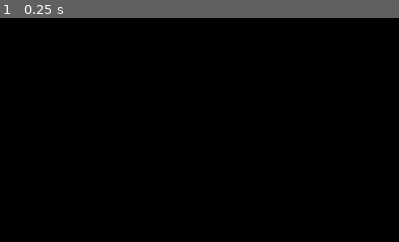
Above: before the commit, frame 1.
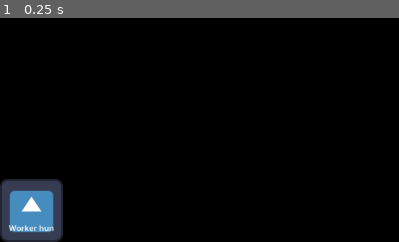
Above: after the commit, the same moment.

Repository: cursed144/Solar-Siege
Game: Godot game, scene res://Planet-Section/Scenes/planet_template.tscn
The game is run twice, just before and just after one commit, with the same random seed, the same clock (stepped at 60 frames per second) and the same inputs. The engine's default icon, where the game draws it, is replaced by a stand-in: a white triangle on a blue panel in a dark square.
Inputs:
- Up to frame 1 (0.25 s): no input
The pictures show only the part of the screen within x 0-50%, y 50-100%; the shares and areas given below are measured in that part.

The runs differ from the first frame. In frame 1, 4.4% of the frame differs, in the area x 0-16%, y 71-100%.

Commit message:
Add building menu UI and building data system
Introduces a new building menu UI with categorized building icons, each using a new BuildingData resource for configuration. Adds scripts for building icons and menu logic..

Diff:
--- /dev/null
+++ b/Game/Planet-Section/Resources/Buildings/worker_hub.tres
@@ -0,0 +1,13 @@
+[gd_resource type="Resource" script_class="BuildingData" load_steps=3 format=3 uid="uid://ovbfsshvr576"]
+
+[ext_resource type="Script" uid="uid://ky0epndk32cp" path="res://Planet-Section/building_data.gd" id="1_1yebq"]
+[ext_resource type="Texture2D" uid="uid://deixmur2ebu3f" path="res://icon.svg" id="1_nuswh"]
+
+[resource]
+script = ExtResource("1_1yebq")
+build_time = 10.0
+clearance = Vector2(10, 10)
+display_name = "Worker hun"
+cost = 1
+icon = ExtResource("1_nuswh")
+metadata/_custom_type_script = "uid://ky0epndk32cp"
--- a/Game/Planet-Section/Scenes/building_icon.tscn
+++ b/Game/Planet-Section/Scenes/building_icon.tscn
@@ -1,12 +1,29 @@
-[gd_scene load_steps=2 format=3 uid="uid://dx0pwai5nk0di"]
+[gd_scene load_steps=3 format=3 uid="uid://dx0pwai5nk0di"]
 
 [ext_resource type="Script" uid="uid://3rc0wp2odqcf" path="res://Planet-Section/Scripts/building_icon.gd" id="1_sj01r"]
+[ext_resource type="Texture2D" uid="uid://deixmur2ebu3f" path="res://icon.svg" id="2_yvxru"]
 
-[node name="BuildingIcon" type="Control"]
-layout_mode = 3
+[node name="BuildingIcon" type="TextureButton"]
 anchors_preset = 15
 anchor_right = 1.0
 anchor_bottom = 1.0
+offset_right = -1024.0
+offset_bottom = -520.0
 grow_horizontal = 2
 grow_vertical = 2
+texture_normal = ExtResource("2_yvxru")
 script = ExtResource("1_sj01r")
+
+[node name="Name" type="RichTextLabel" parent="."]
+layout_mode = 0
+offset_left = 6.0
+offset_top = 77.0
+offset_right = 123.0
+offset_bottom = 123.0
+bbcode_enabled = true
+text = "placeholder text"
+scroll_active = false
+horizontal_alignment = 1
+vertical_alignment = 1
+
+[connection signal="pressed" from="." to="." method="_on_pressed"]
--- a/Game/Planet-Section/Scenes/planet_template.tscn
+++ b/Game/Planet-Section/Scenes/planet_template.tscn
@@ -1,8 +1,11 @@
-[gd_scene load_steps=5 format=3 uid="uid://d4ha36564l20p"]
+[gd_scene load_steps=8 format=3 uid="uid://d4ha36564l20p"]
 
 [ext_resource type="Script" uid="uid://c5wbnqrgl4aor" path="res://Planet-Section/Scripts/planet.gd" id="1_r0ntb"]
 [ext_resource type="Script" uid="uid://d13xkb3oocukv" path="res://Planet-Section/Scripts/player_cam.gd" id="2_becdf"]
 [ext_resource type="Script" uid="uid://lbjy23qvrrm8" path="res://Planet-Section/Scripts/pos_nums.gd" id="3_j25nj"]
+[ext_resource type="Script" uid="uid://viu0lkuoi5hj" path="res://Planet-Section/Scripts/building_menu.gd" id="4_3w1ld"]
+[ext_resource type="PackedScene" uid="uid://dx0pwai5nk0di" path="res://Planet-Section/Scenes/building_icon.tscn" id="5_xqwqb"]
+[ext_resource type="Resource" uid="uid://ovbfsshvr576" path="res://Planet-Section/Resources/Buildings/worker_hub.tres" id="6_0pncr"]
 
 [sub_resource type="BoxMesh" id="BoxMesh_becdf"]
 
@@ -37,3 +40,52 @@
 layout_mode = 0
 offset_right = 187.0
 offset_bottom = 40.0
+
+[node name="BuildingMenu" type="Control" parent="UI"]
+layout_mode = 3
+anchors_preset = 0
+offset_top = 528.0
+offset_right = 1152.0
+offset_bottom = 648.0
+script = ExtResource("4_3w1ld")
+
+[node name="Tabs" type="HBoxContainer" parent="UI/BuildingMenu"]
+layout_mode = 0
+offset_right = 1152.0
+offset_bottom = 29.0
+
+[node name="Buildings" type="Control" parent="UI/BuildingMenu"]
+anchors_preset = 0
+offset_top = 29.0
+offset_right = 1152.0
+offset_bottom = 120.0
+
+[node name="General" type="HBoxContainer" parent="UI/BuildingMenu/Buildings"]
+layout_mode = 0
+offset_right = 1622.5353
+offset_bottom = 128.0
+scale = Vector2(0.71, 0.71)
+
+[node name="BuildingIcon" parent="UI/BuildingMenu/Buildings/General" instance=ExtResource("5_xqwqb")]
+layout_mode = 2
+data = ExtResource("6_0pncr")
+
+[node name="Utility" type="HBoxContainer" parent="UI/BuildingMenu/Buildings"]
+visible = false
+layout_mode = 0
+offset_right = 1622.5353
+offset_bottom = 128.0
+scale = Vector2(0.71, 0.71)
+
+[node name="BuildingIcon" parent="UI/BuildingMenu/Buildings/Utility" instance=ExtResource("5_xqwqb")]
+layout_mode = 2
+
+[node name="Weapons" type="HBoxContainer" parent="UI/BuildingMenu/Buildings"]
+visible = false
+layout_mode = 0
+offset_right = 1622.5353
+offset_bottom = 128.0
+scale = Vector2(0.71, 0.71)
+
+[node name="BuildingIcon" parent="UI/BuildingMenu/Buildings/Weapons" instance=ExtResource("5_xqwqb")]
+layout_mode = 2
--- a/Game/Planet-Section/Scripts/building_icon.gd
+++ b/Game/Planet-Section/Scripts/building_icon.gd
@@ -1 +1,14 @@
-extends Control
+extends TextureButton
+
+@export var data: BuildingData
+signal open_confirmation_menu(building: BuildingData)
+
+
+func _ready() -> void:
+	if data:
+		texture_normal = data.icon
+		$Name.text = data.display_name
+
+
+func _on_pressed() -> void:
+	open_confirmation_menu.emit(data)
--- /dev/null
+++ b/Game/Planet-Section/Scripts/building_menu.gd
@@ -0,0 +1,11 @@
+extends Control
+
+
+func _ready() -> void:
+	for section in $Buildings.get_children():
+		for building in section.get_children():
+			building.open_confirmation_menu.connect(_open_confirmation_menu)
+
+
+func _open_confirmation_menu(data: BuildingData) -> void:
+	print("open")
--- /dev/null
+++ b/Game/Planet-Section/building_data.gd
@@ -0,0 +1,10 @@
+class_name BuildingData
+extends Resource
+
+@export var id: int
+@export var build_time: float
+@export var clearance: Vector2
+@export var display_name: String
+@export var cost: int = 0
+@export var icon: Texture2D
+@export var scene: PackedScene
Not shown, added: Game/Planet-Section/Scripts/building_menu.gd.uid
Not shown, added: Game/Planet-Section/building_data.gd.uid
